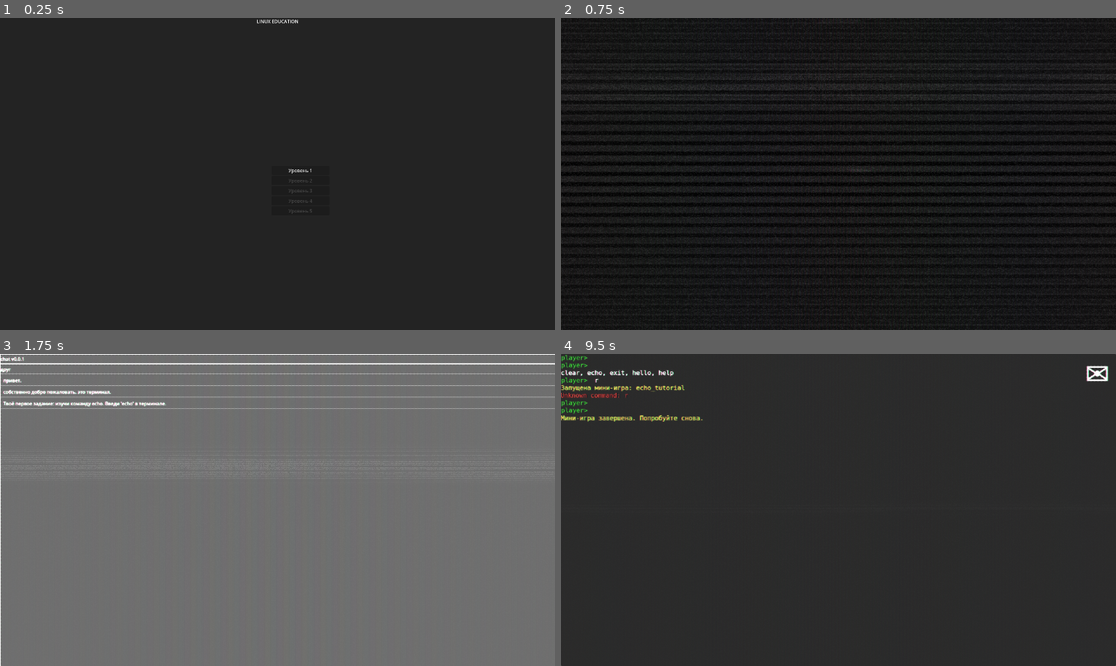
Above: before the commit, frames 1-4 (two rows, left to right).
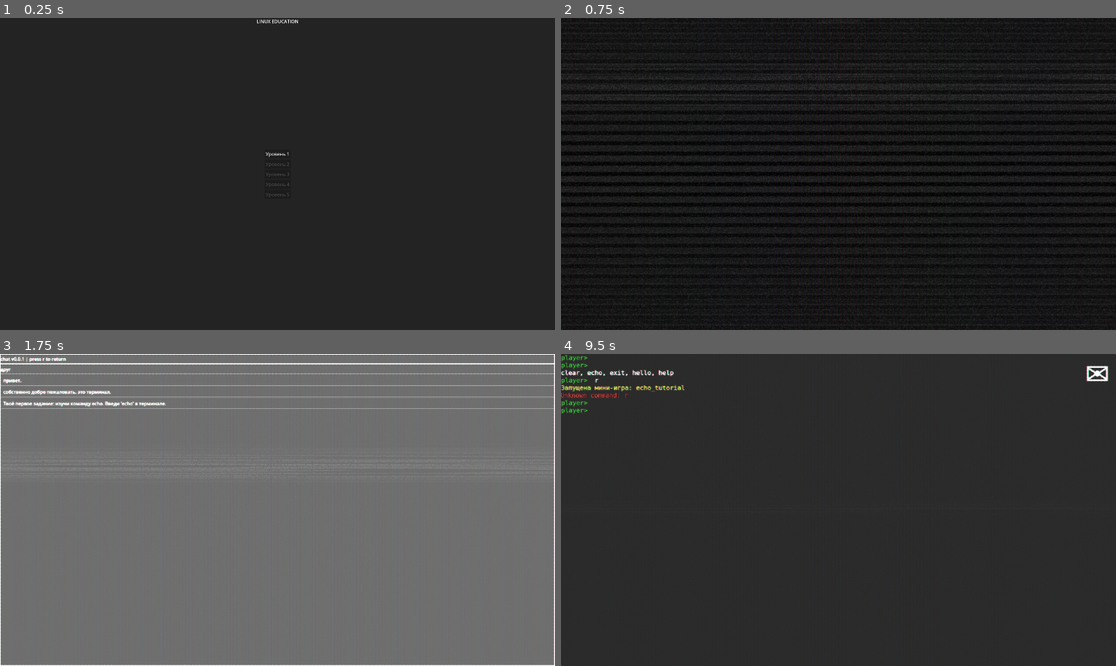
Above: after the commit, the same moments.

Repository: defonisek/linux_term_game
Game: Godot game, scene res://scenes/main_screen.tscn
Two runs of this game, one before a commit and one after it. Both use one fixed random seed, a clock stepped at 60 frames per second and the inputs below.
Inputs (mouse positions are in pixels of both pictures, inside the frame that each line leads up to):
- Up to frame 1 (0.25 s): no input
- Up to frame 2 (0.75 s): click "Уровень 1" at 0.5 s
- Up to frame 3 (1.75 s): click (532, 375) at 1.25 s
- Up to frame 4 (9.5 s): tap R at 2, 2.1, 6.6 s; move the mouse to (960, 494) at 2.02 s; hold Right 2.03-2.78 s; click (960, 494) at 2.17 s; tap Space at 2.75, 4.25, 5.75 s; move the mouse to (727, 525) at 2.77 s; hold Left 2.78-3.53 s; tap Enter at 2.85, 3.5, 5, 7.35 s; move the mouse to (894, 441) at 3.52 s; hold Right 3.53-5.03 s; tap Keypad Enter at 3.6, 8.1 s; move the mouse to (810, 572) at 4.27 s; tap Backspace at 4.35, 8.85 s; click (810, 572) at 4.42 s; move the mouse to (1005, 556) at 5.02 s; hold Left 5.03-7.28 s; tap Delete at 5.1 s; move the mouse to (672, 463) at 5.77 s; tap Tab at 5.85 s; move the mouse to (866, 510) at 6.52 s; click (866, 510) at 6.67 s; move the mouse to (755, 432) at 7.27 s; hold Right from 7.28 s (still down); move the mouse to (960, 494) at 8.02 s; move the mouse to (727, 525) at 8.77 s; click (727, 525) at 8.92 s

The runs differ from the first frame. In frame 1, 0.1% of the frame differs, in the area x 47-57%, y 42-63%; in frame 2, less than 0.1%; in frame 3, 0.8%, in the area x 0-100%, y 0-100%; in frame 4, 0.3%.

Commit message:
fix: scaling issues

Diff:
--- a/src/main_menu.tscn
+++ b/src/main_menu.tscn
@@ -5,7 +5,7 @@
 
 [sub_resource type="ShaderMaterial" id="ShaderMaterial_fu7sn"]
 shader = ExtResource("2_7vrkn")
-shader_parameter/overlay = false
+shader_parameter/overlay = true
 shader_parameter/scanlines_opacity = 0.0010000000475
 shader_parameter/scanlines_width = 0.0
 shader_parameter/grille_opacity = 0.07600000361
@@ -15,17 +15,12 @@
 shader_parameter/roll_speed = 1.0
 shader_parameter/roll_size = 7.8570003732075
 shader_parameter/roll_variation = 1.8
-shader_parameter/distort_intensity = 0.0
 shader_parameter/noise_opacity = 0.066000003135
 shader_parameter/noise_speed = 5.0
 shader_parameter/static_noise_intensity = 0.010000000475
 shader_parameter/aberration = 0.00500004773750006
 shader_parameter/brightness = 1.4
 shader_parameter/discolor = true
-shader_parameter/warp_amount = 0.0
-shader_parameter/clip_warp = false
-shader_parameter/vignette_intensity = 0.0
-shader_parameter/vignette_opacity = 0.0
 
 [node name="MainMenu" type="Control" unique_id=1424562410]
 layout_mode = 3
@@ -69,10 +64,10 @@
 anchor_top = 0.5
 anchor_right = 0.5
 anchor_bottom = 0.5
-offset_left = -20.0
-offset_top = -28.0
-offset_right = 180.0
-offset_bottom = 172.0
+offset_left = -45.5
+offset_top = -85.5
+offset_right = 45.5
+offset_bottom = 85.5
 grow_horizontal = 2
 grow_vertical = 2
 
--- a/src/scenes/MailMenu.tscn
+++ b/src/scenes/MailMenu.tscn
@@ -15,17 +15,12 @@
 shader_parameter/roll_speed = 1.0
 shader_parameter/roll_size = 7.8570003732075
 shader_parameter/roll_variation = 1.8
-shader_parameter/distort_intensity = 0.0
 shader_parameter/noise_opacity = 0.066000003135
 shader_parameter/noise_speed = 5.0
 shader_parameter/static_noise_intensity = 0.010000000475
 shader_parameter/aberration = 0.00500004773750006
 shader_parameter/brightness = 1.4
 shader_parameter/discolor = true
-shader_parameter/warp_amount = 0.0
-shader_parameter/clip_warp = false
-shader_parameter/vignette_intensity = 0.0
-shader_parameter/vignette_opacity = 0.0
 
 [node name="MailMenu" type="Control" unique_id=1676138360]
 layout_mode = 3
@@ -54,8 +49,6 @@
 anchors_preset = 15
 anchor_right = 1.0
 anchor_bottom = 1.0
-offset_right = 1520.0
-offset_bottom = 780.0
 grow_horizontal = 2
 grow_vertical = 2
 
@@ -73,7 +66,7 @@
 
 [node name="TitleLabel" type="Label" parent="Frame/FrameMargin/FrameVBox/TitleBar/TitleMargin" unique_id=62505667]
 layout_mode = 2
-text = "chat v0.0.1"
+text = "chat v0.0.1 | press r to return"
 
 [node name="FriendBar" type="PanelContainer" parent="Frame/FrameMargin/FrameVBox" unique_id=1958162805]
 layout_mode = 2
--- a/src/scenes/mail_menu.gd
+++ b/src/scenes/mail_menu.gd
@@ -12,7 +12,11 @@
 @onready var messages_vbox: VBoxContainer = $Frame/FrameMargin/FrameVBox/ChatArea/MessagesVBox
 
 func _ready() -> void:
+	set_anchors_preset(Control.PRESET_FULL_RECT)
+	background.set_anchors_preset(Control.PRESET_FULL_RECT)
+
 	_setup_layout()
+
 	set_process_input(true)
 	back_button.pressed.connect(_on_back_pressed)
 	messages_scroll.size_flags_horizontal = Control.SIZE_EXPAND_FILL
@@ -48,8 +52,6 @@
 
 	title_bar.custom_minimum_size = Vector2(0, 34)
 	friend_bar.custom_minimum_size = Vector2(0, 30)
-
-	back_button.text = "← назад"
 
 func add_message(text: String) -> void:
 	var line := PanelContainer.new()
--- a/src/scenes/main_screen.gd
+++ b/src/scenes/main_screen.gd
@@ -32,8 +32,8 @@
 		{
 			"type": "send_mail",
 			"messages": [
-				"Отлично! Ты справился с echo.",
-                "Теперь попробуй вывести текст: 'echo Привет, мир!'"
+				"echo выводит то, что ты пишешь после неё.",
+				"Теперь попробуй вывести текст, например: 'echo привет, мир!' или что-нибудь свое"
 			]
 		},
 		{ "type": "wait_for_chat_read" },
@@ -41,7 +41,7 @@
 			"type": "wait_command",
 			"command": "echo",
 			"on_fail": "retry_message",
-			"retry_text": "Введи 'echo Привет, мир!' (с пробелом)."
+			"retry_text": "нет, попробуй ещё.."
 		},
 		{
 			"type": "send_mail",
@@ -173,7 +173,6 @@
 func run_minigame(minigame_id: String) -> void:
 	terminal.print_on_terminal("Запущена мини-игра: " + minigame_id, Color.YELLOW)
 	await get_tree().create_timer(2.0).timeout   # имитация
-	terminal.print_on_terminal("Мини-игра завершена. Попробуйте снова.", Color.YELLOW)
 
 func finish_level() -> void:
 	var completed_level = GameState.selected_level
--- a/src/scenes/main_screen.tscn
+++ b/src/scenes/main_screen.tscn
@@ -74,6 +74,8 @@
 anchors_preset = 0
 anchor_right = 0.0
 anchor_bottom = 0.0
+offset_right = 1920.0
+offset_bottom = 1080.0
 grow_horizontal = 1
 grow_vertical = 1
 
